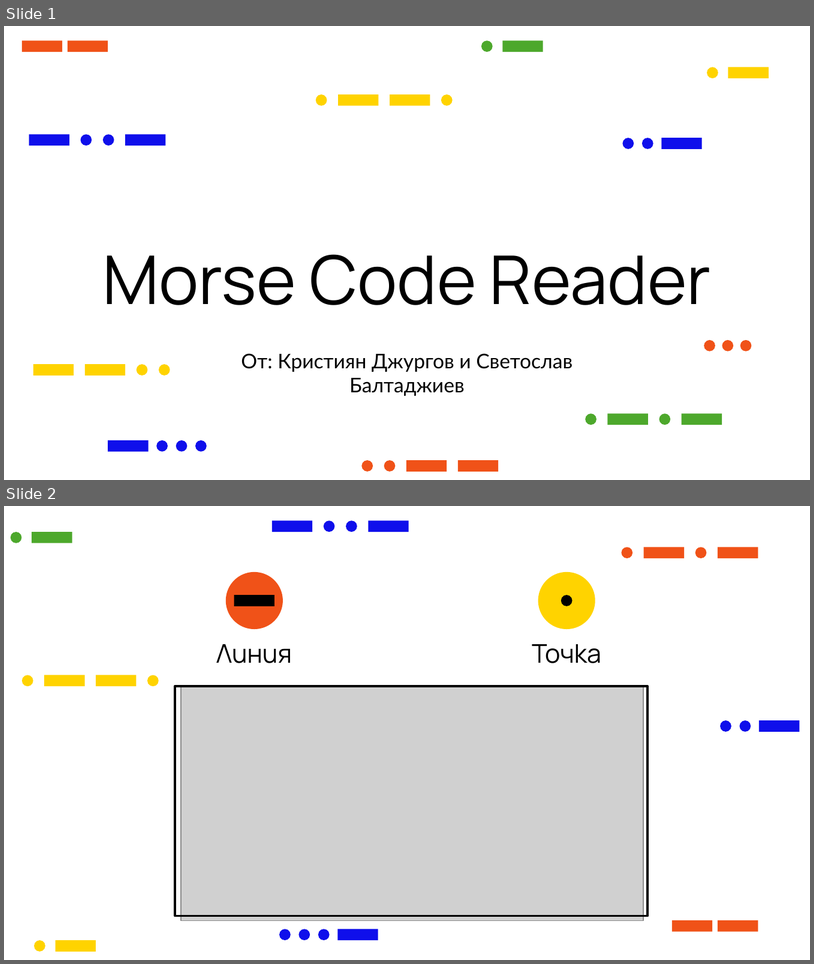
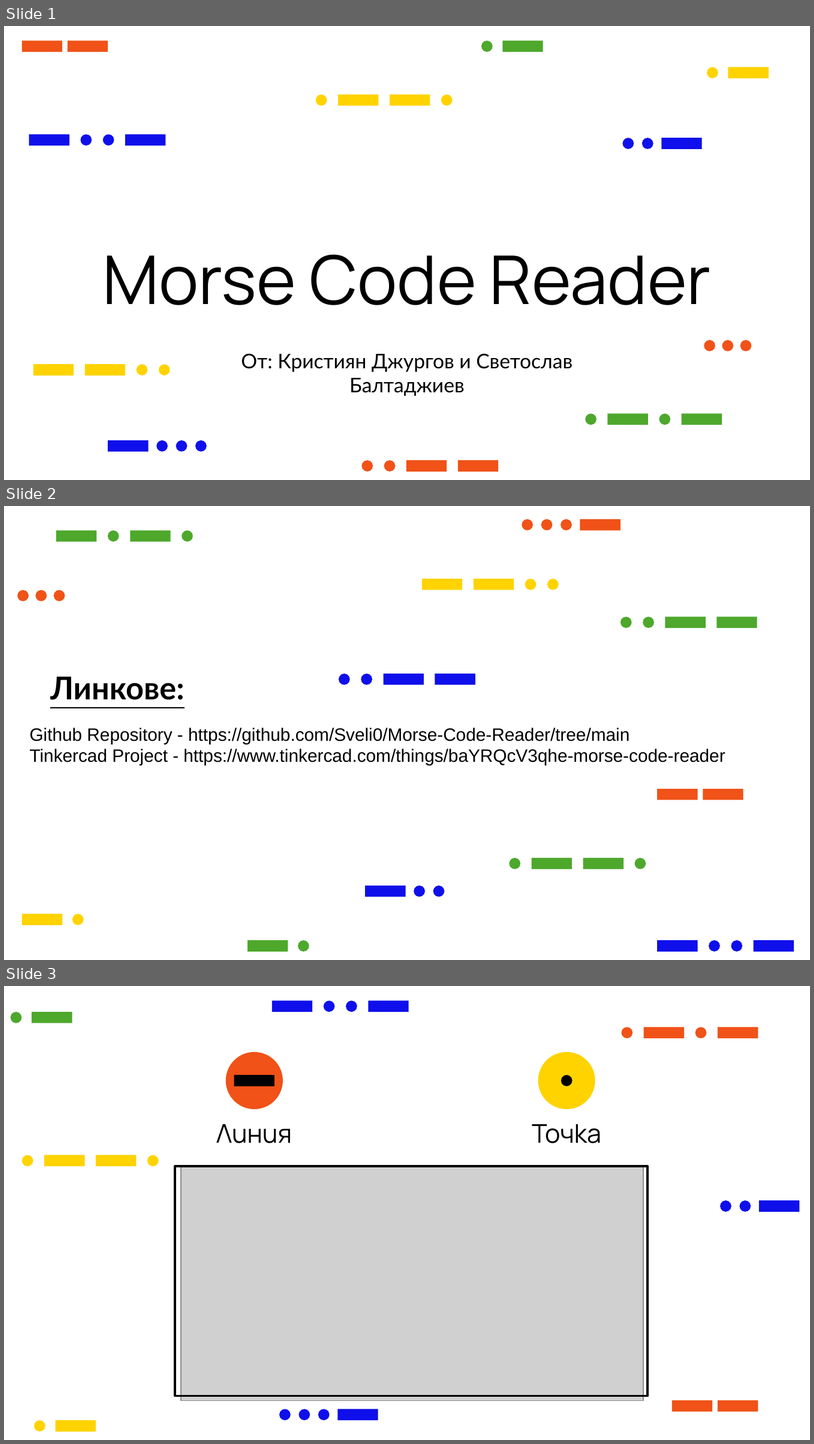
Before and after one commit to Sveli0/Morse-Code-Reader, a slide deck: Morse Code Reader Presentation.pptx. Shown one above the other, each under a label of ours: slides 1 and 2 before the commit, slides 1, 2 and 3 after it. The pictures are 814x964 and 814x1444 pixels, drawn with LibreOffice and Linux fonts; fonts in the diff are those of the drawing; grey boxes stand for pictures. Boxes give left, top, right and bottom in pixels: in the first picture for what was removed or moved away, otherwise in the second. Text is boxed around its words. In the diff, an @@ line names an element or a change of style, - is before the commit and + after.

```diff
--- a/Morse Code Reader Presentation.pptx
+++ b/Morse Code Reader Presentation.pptx
@@ slide 2 added at (x1=4, y1=506, x2=810, y2=960), background #FFFFFF @@
@@ group added at (x1=522, y1=519, x2=621, y2=530): 3 ellipses, 1 rectangle @@
@@ group added at (x1=56, y1=530, x2=192, y2=541): 2 rectangles, 2 ellipses @@
@@ ellipse added at (x1=18, y1=590, x2=29, y2=601), fill #F05218 @@
@@ ellipse added at (x1=35, y1=590, x2=47, y2=601), fill #F05218 @@
@@ ellipse added at (x1=54, y1=590, x2=65, y2=601), fill #F05218 @@
@@ group added at (x1=423, y1=579, x2=559, y2=590): 2 rectangles, 2 ellipses @@
@@ group added at (x1=621, y1=616, x2=757, y2=628): 2 rectangles, 2 ellipses @@
@@ subtitle added at (x1=50, y1=676, x2=184, y2=700), 28 pt, text #000000, bold, underline @@
+Линкове:
@@ group added at (x1=339, y1=674, x2=476, y2=685): 2 rectangles, 2 ellipses @@
@@ text added at (x1=30, y1=727, x2=725, y2=765), 16 pt, text #000000 @@
+Github Repository - https://github.com/Sveli0/Morse-Code-Reader/tree/main
+Tinkercad Project - https://www.tinkercad.com/things/baYRQcV3qhe-morse-code-reader
@@ rectangle added at (x1=657, y1=788, x2=698, y2=799), fill #F05218 @@
@@ rectangle added at (x1=703, y1=788, x2=743, y2=799), fill #F05218 @@
@@ group added at (x1=510, y1=858, x2=646, y2=869): 2 rectangles, 2 ellipses @@
@@ rectangle added at (x1=365, y1=885, x2=405, y2=896), fill #0F0FEB @@
@@ ellipse added at (x1=414, y1=885, x2=425, y2=896), fill #0F0FEB @@
@@ ellipse added at (x1=433, y1=885, x2=444, y2=896), fill #0F0FEB @@
@@ rectangle added at (x1=22, y1=913, x2=62, y2=925), fill #FFD300 @@
@@ ellipse added at (x1=72, y1=913, x2=84, y2=925), fill #FFD300 @@
@@ rectangle added at (x1=248, y1=940, x2=288, y2=951), fill #4DA82C @@
@@ ellipse added at (x1=299, y1=940, x2=309, y2=951), fill #4DA82C @@
@@ group added at (x1=657, y1=940, x2=794, y2=951): 2 rectangles, 2 ellipses @@
@@ what was slide 2 is now slide 3 @@
```
Also in this commit, not shown: 1 other file.
